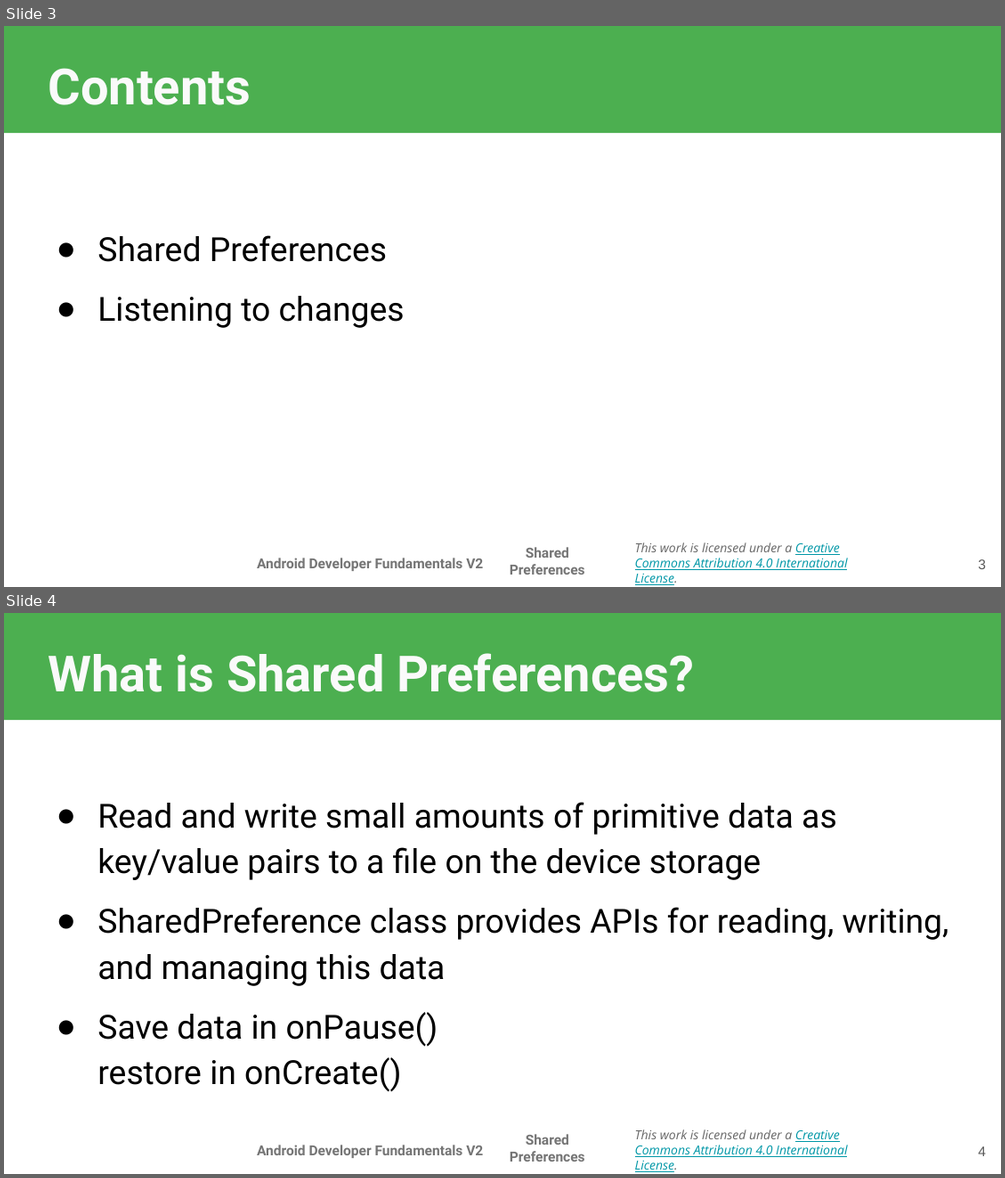
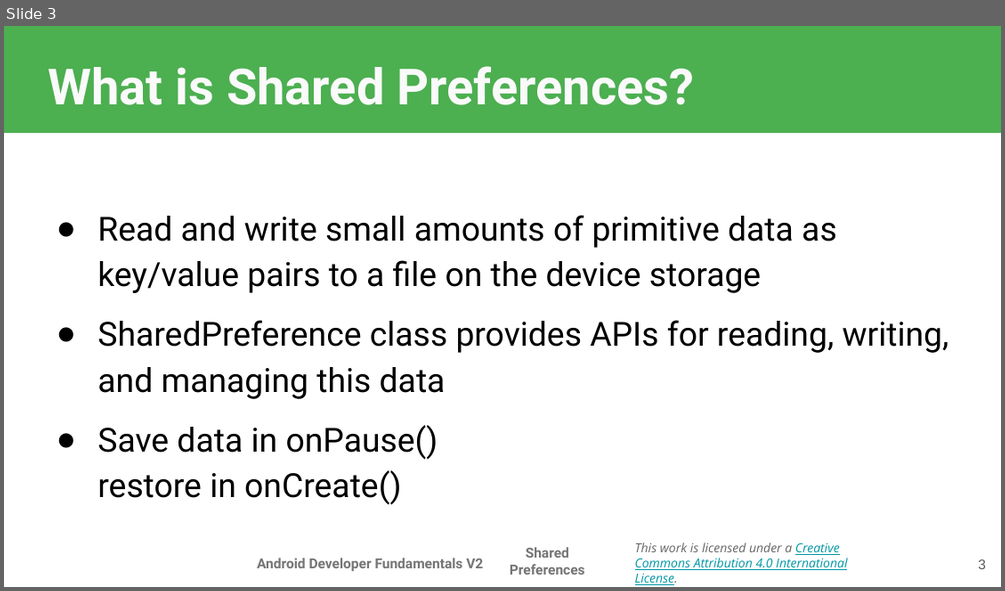
Before and after one commit to walkman617/IMD, a slide deck: Presentation/Android Developer Fundamentals/Unit4/09.1 Shared Preferences.pptx. Shown one above the other, each under a label of ours: slides 3 and 4 before the commit, slide 3 after it. The pictures are 1005x1178 and 1005x591 pixels, drawn with LibreOffice and Linux fonts; fonts in the diff are those of the drawing; background and template pictures are left out. Boxes give left, top, right and bottom in pixels: in the first picture for what was removed or moved away, otherwise in the second. Text is boxed around its words. In the diff, an @@ line names an element or a change of style, - is before the commit and + after.

```diff
--- a/Presentation/Android Developer Fundamentals/Unit4/09.1 Shared Preferences.pptx
+++ b/Presentation/Android Developer Fundamentals/Unit4/09.1 Shared Preferences.pptx
@@ slide 3 removed at (4, 26, 1001, 587), background picture (left out); not listed: 4 template elements that a slide beside it also shows @@
@@ title removed at (48, 68, 251, 105) @@
-Contents
@@ text removed at (97, 235, 404, 328) @@
-● Shared Preferences
-● Listening to changes
@@ page number removed at (978, 559, 986, 569) @@
-3
@@ what was slide 4 is now slide 3 @@
@@ page number at (978, 559, 986, 569): text changed @@
-4
+3
```
Also in this commit, not shown: 1 slide changed, 5 other slides removed, 1 other file.
